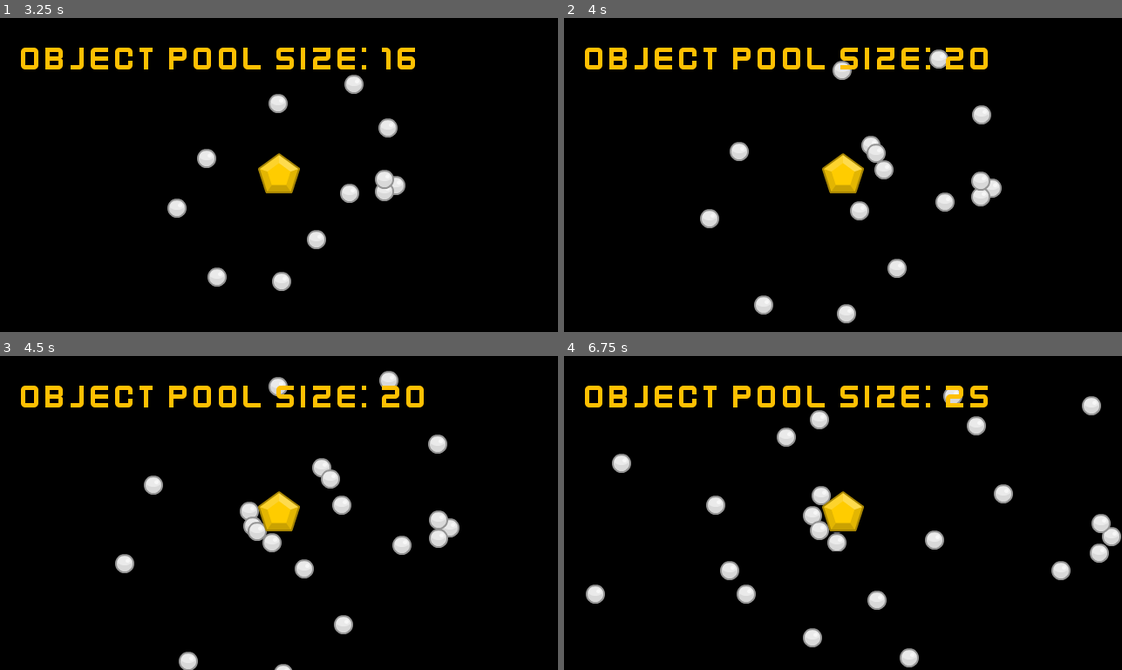
Above: before the commit, frames 1-4 (two rows, left to right).
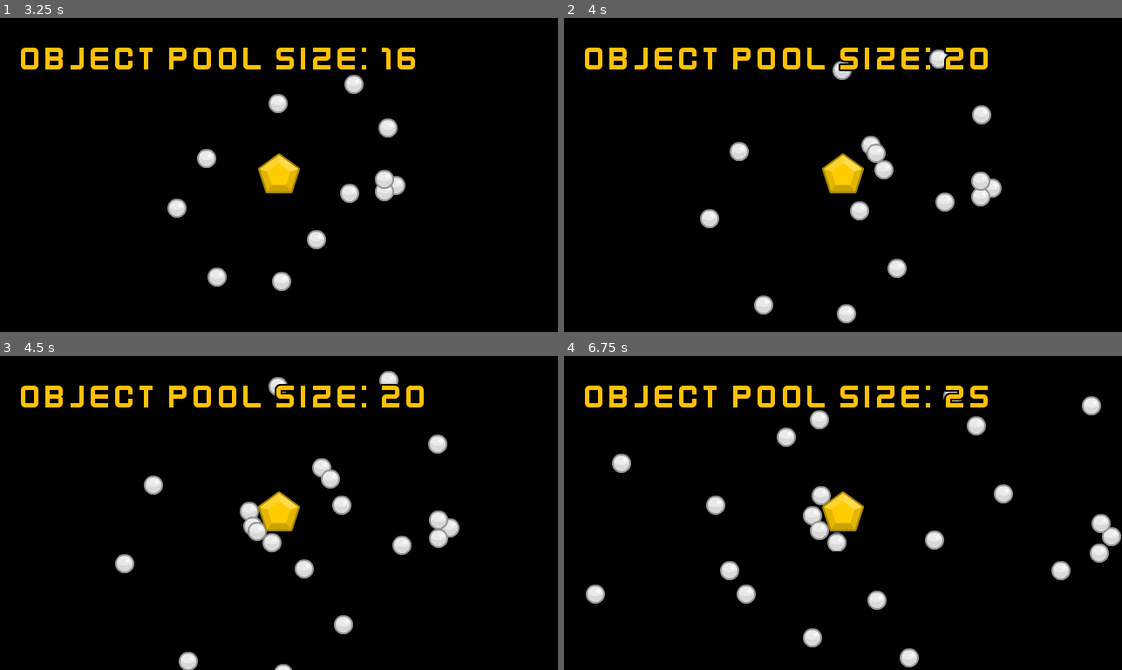
Above: after the commit, the same moments.

Repository: KimPotatoIV/GodotObjectPooling
Game: Godot game, scene res://scenes/main/main.tscn
The game is run twice, just before and just after one commit, with the same random seed, the same clock (stepped at 60 frames per second) and the same inputs.
Inputs:
- Up to frame 1 (3.25 s): tap Enter (ui_accept) at 0.5, 0.77, 1.52, 3.02 s
- Up to frame 2 (4 s): tap Enter (ui_accept) at 3.77 s
- Up to frame 3 (4.5 s): no input
- Up to frame 4 (6.75 s): tap Enter (ui_accept) at 4.52, 6.02 s

Frame 1 is identical in both runs. In frame 2, less than 0.1% of the frame differs, in the area x 49-69%, y 10-17%; in frame 3, less than 0.1%; in frame 4, less than 0.1%, in the area x 68-72%, y 10-15%.

Commit message:
Add outline to HUD label
Set outline size and color for the HUD label to improve text visibility.

Diff:
--- a/scenes/hud/hud.tscn
+++ b/scenes/hud/hud.tscn
@@ -7,6 +7,8 @@
 font = ExtResource("1_48c2t")
 font_size = 40
 font_color = Color(1, 0.752941, 0.00784314, 1)
+outline_size = 8
+outline_color = Color(0, 0, 0, 1)
 
 [node name="HUD" type="CanvasLayer"]
 script = ExtResource("1_cgeww")
